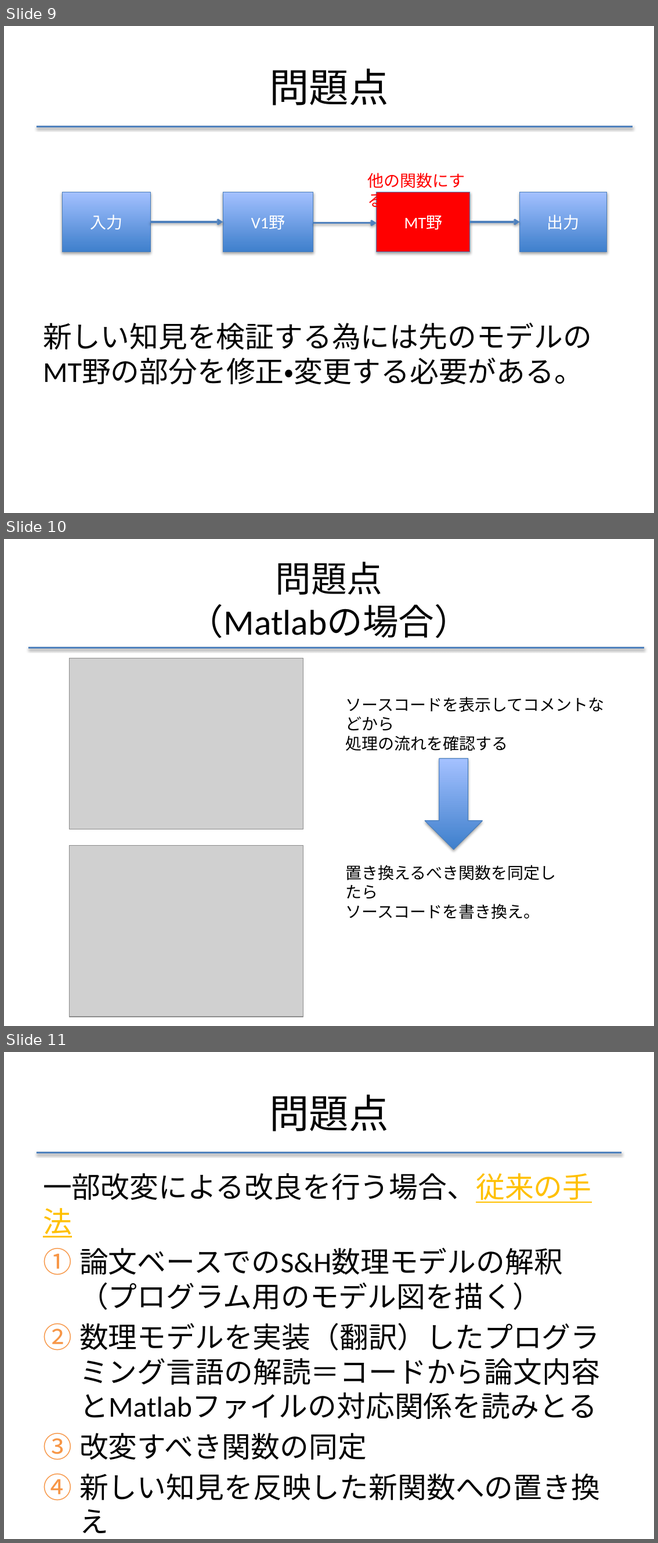
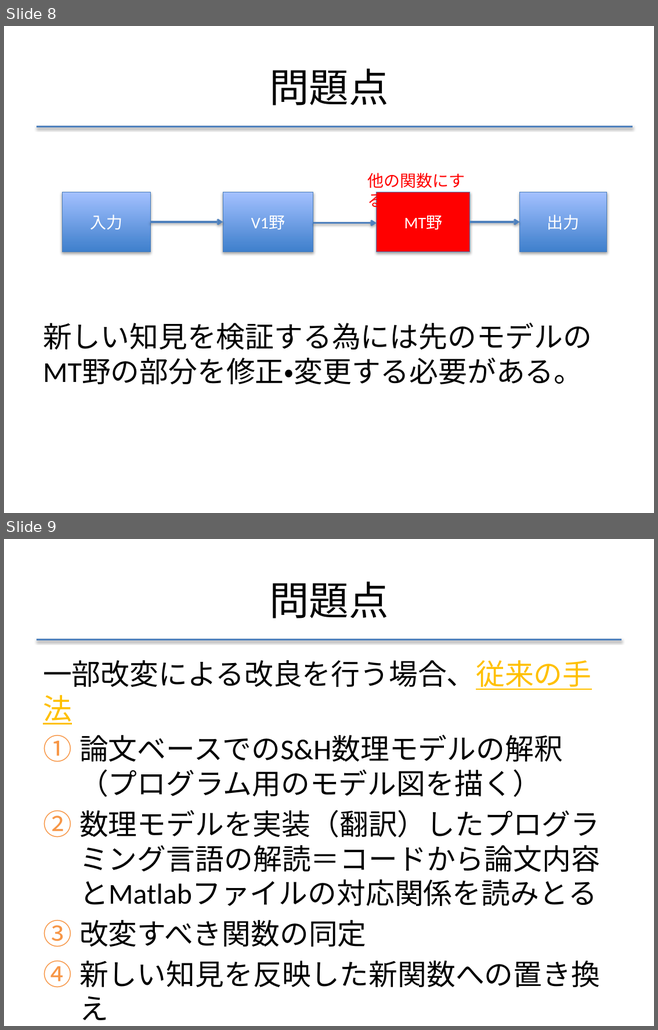
Before and after one commit to f-akazawa/akaz_uecdevelop, a slide deck: doc/中間発表資料.pptx. Shown one above the other, each under a label of ours: slides 9, 10 and 11 before the commit, slides 8 and 9 after it. The pictures are 658x1543 and 658x1030 pixels, drawn with LibreOffice and Linux fonts; fonts in the diff are those of the drawing; grey boxes stand for pictures. Boxes give left, top, right and bottom in pixels: in the first picture for what was removed or moved away, otherwise in the second. Text is boxed around its words. In the diff, an @@ line names an element or a change of style, - is before the commit and + after.

Commit message:
現在の研究活動について問題となっている部分をアニメーションで説明
まだ書きかけ

```diff
--- a/doc/中間発表資料.pptx
+++ b/doc/中間発表資料.pptx
@@ slide 10 removed at <box>4,539,654,1026</box>, background #FFFFFF @@
@@ title removed at <box>188,562,470,638</box> @@
-問題点
-（Matlabの場合）
@@ line removed from (29, 648) to (644, 648) @@
@@ picture removed at <box>70,658,303,830</box> @@
@@ text removed at <box>346,697,604,751</box> @@
-ソースコードを表示してコメントなどから
-処理の流れを確認する
@@ down arrow removed at <box>424,759,482,849</box> @@
@@ picture removed at <box>70,846,303,1017</box> @@
@@ text removed at <box>346,865,556,919</box> @@
-置き換えるべき関数を同定したら
-ソースコードを書き換え。
@@ what was slide 9 is now slide 8 @@
@@ what was slide 11 is now slide 9 @@
```
Also in this commit, not shown: 5 slides changed, 1 slide added, 1 other slide removed.
